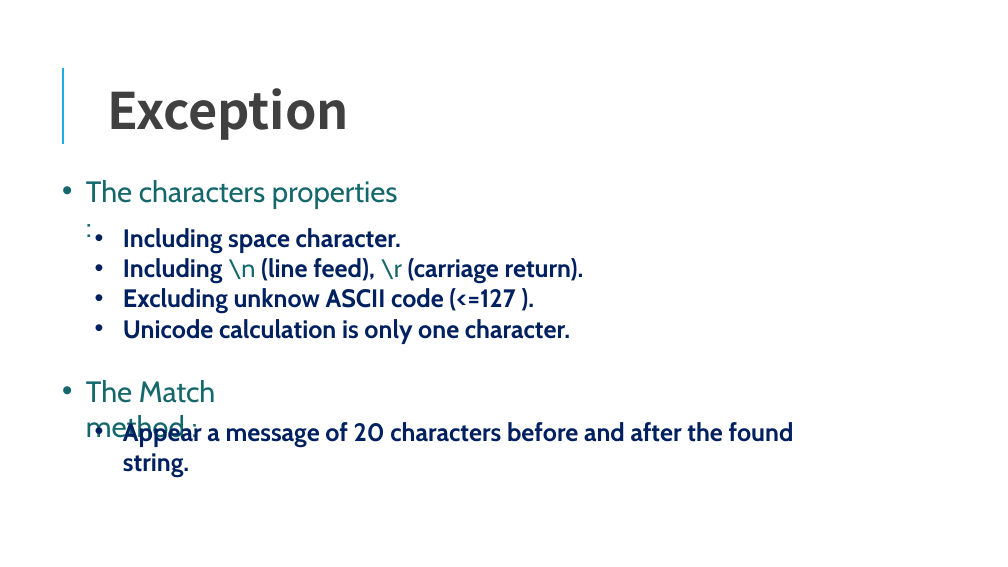
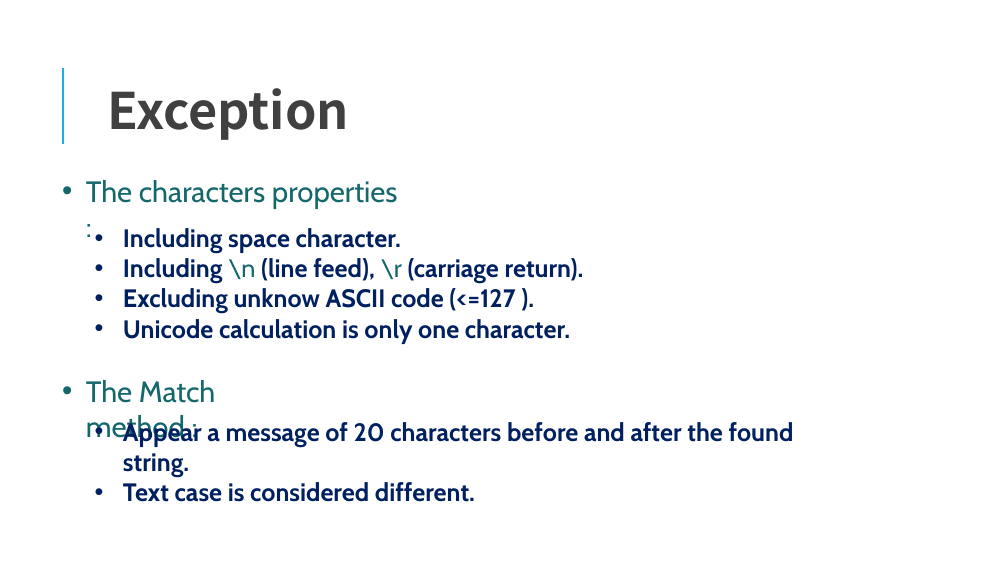
Before and after one commit to Chadliu0806/IR-System, a slide deck: slide 5 of IRSystem.pptx. Drawn at 1008x567 pixels with LibreOffice and Linux fonts; fonts in the diff are those of the drawing. Boxes give left, top, right and bottom in pixels: in the first picture for what was removed or moved away, otherwise in the second. Text is boxed around its words. In the diff, an @@ line names an element or a change of style, - is before the commit and + after.

```diff
--- a/IRSystem.pptx
+++ b/IRSystem.pptx
@@ text at (x1=123, y1=482, x2=475, y2=502): paragraph added @@
+• Text case is considered different.
```
